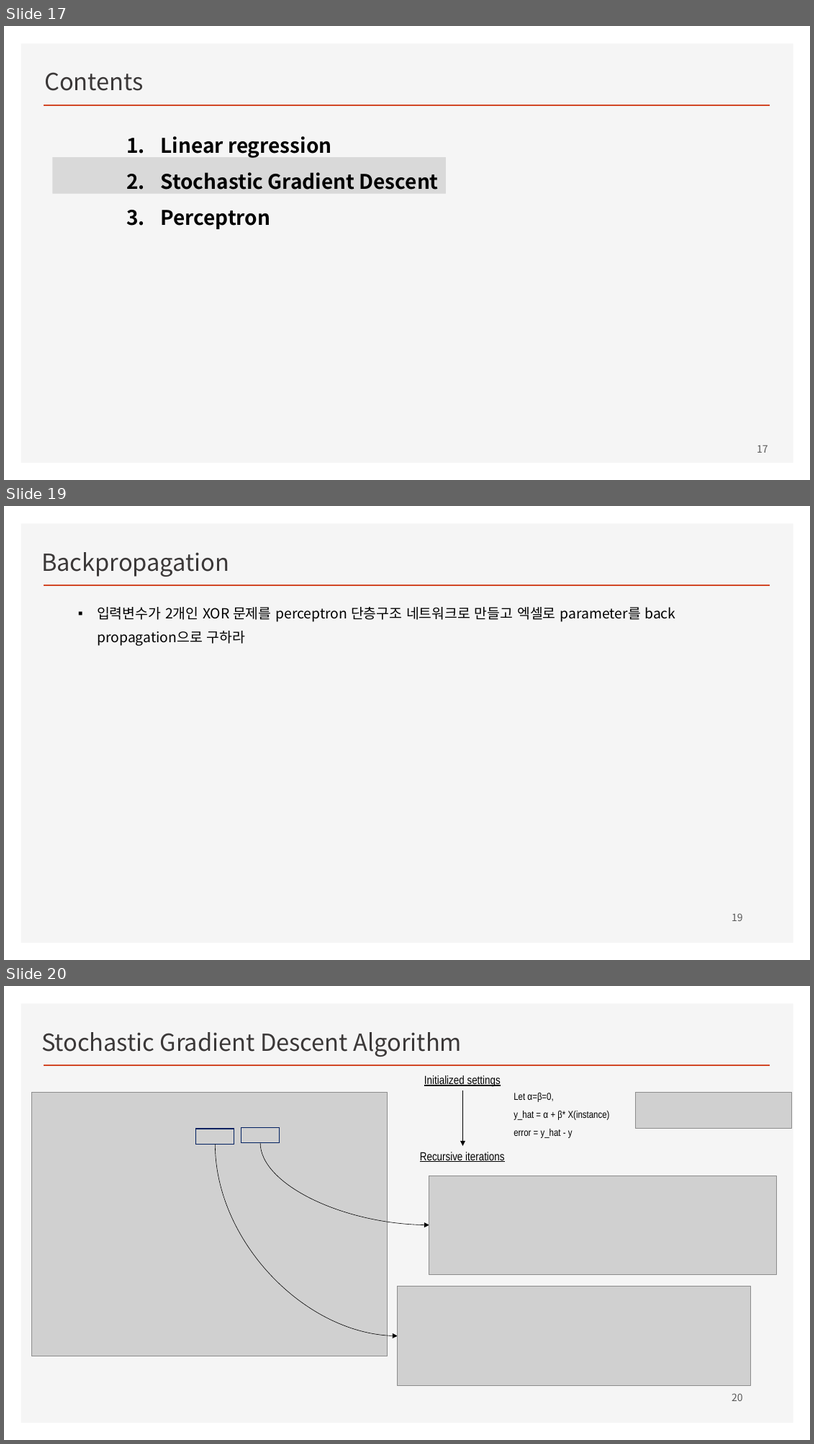
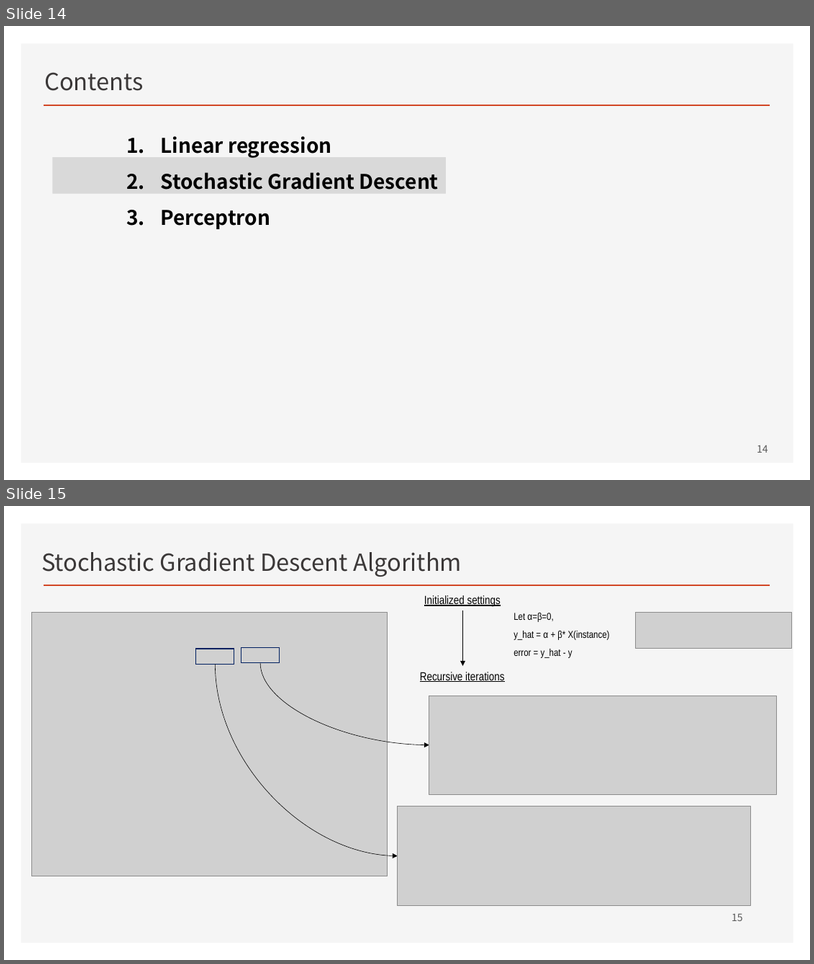
Before and after one commit to ancestor9/mathematics-for-machine-learning, a slide deck: w4_Perceptron_Regression.pptx. Shown one above the other, each under a label of ours: slides 17, 19 and 20 before the commit, slides 14 and 15 after it; the slides between them are not shown. The pictures are 814x1444 and 814x964 pixels, drawn with LibreOffice and Linux fonts; fonts in the diff are those of the drawing; grey boxes stand for pictures; background and template pictures are left out. Boxes give left, top, right and bottom in pixels: in the first picture for what was removed or moved away, otherwise in the second. Text is boxed around its words. In the diff, an @@ line names an element or a change of style, - is before the commit and + after.

```diff
--- a/w4_Perceptron_Regression.pptx
+++ b/w4_Perceptron_Regression.pptx
@@ slide 19 removed at <box>4,506,810,960</box>, background #FFFFFF; not listed: 2 template elements that a slide beside it also shows @@
@@ text removed at <box>41,552,230,577</box> @@
-Backpropagation
@@ text removed at <box>97,607,676,646</box> @@
-▪ 입력변수가 2개인 XOR 문제를 perceptron 단층구조 네트워크로 만들고 엑셀로 parameter를 back propagation으로 구하라
@@ page number removed at <box>732,913,743,921</box> @@
-19
@@ what was slide 17 is now slide 14 @@
@@ page number at <box>757,445,769,452</box>: text changed @@
-17
+14
@@ what was slide 20 is now slide 15 @@
@@ page number at <box>732,914,743,921</box>: text changed @@
-20
+15
```
Also in this commit, not shown: 21 slides changed, 4 other slides removed.
